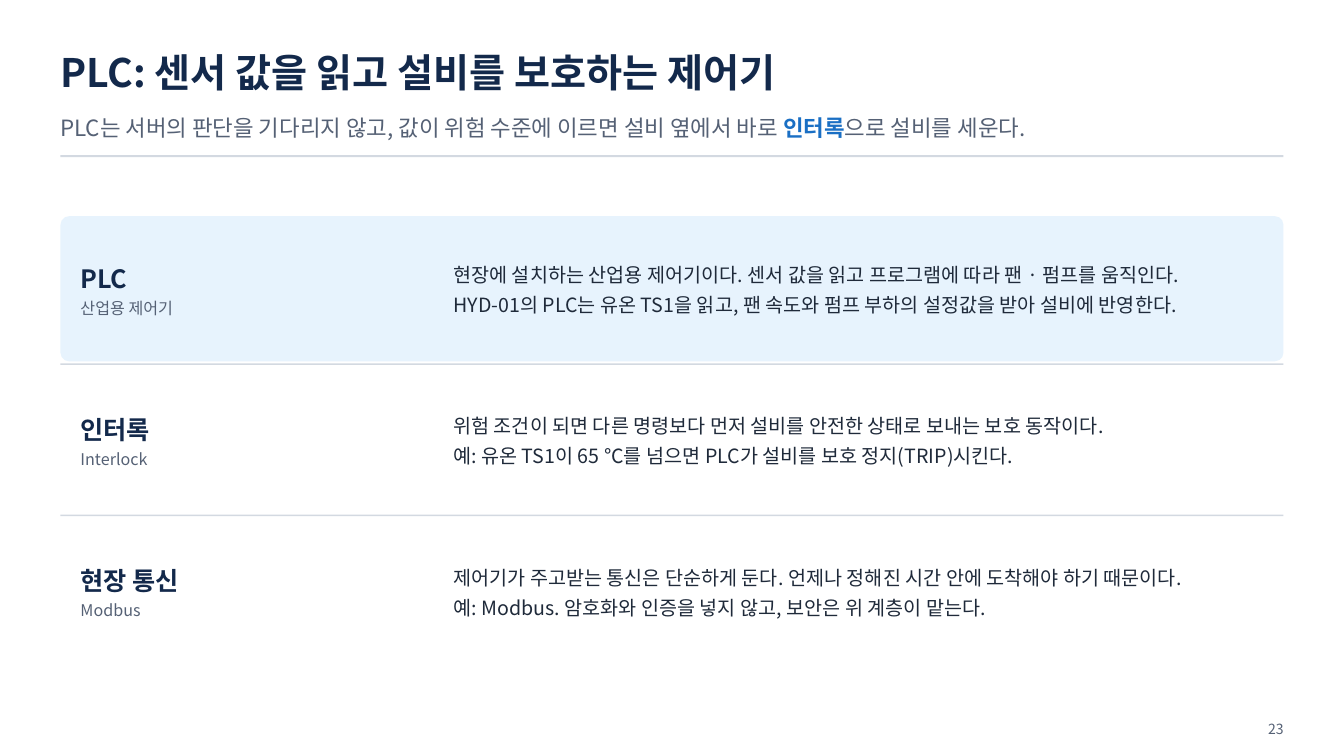
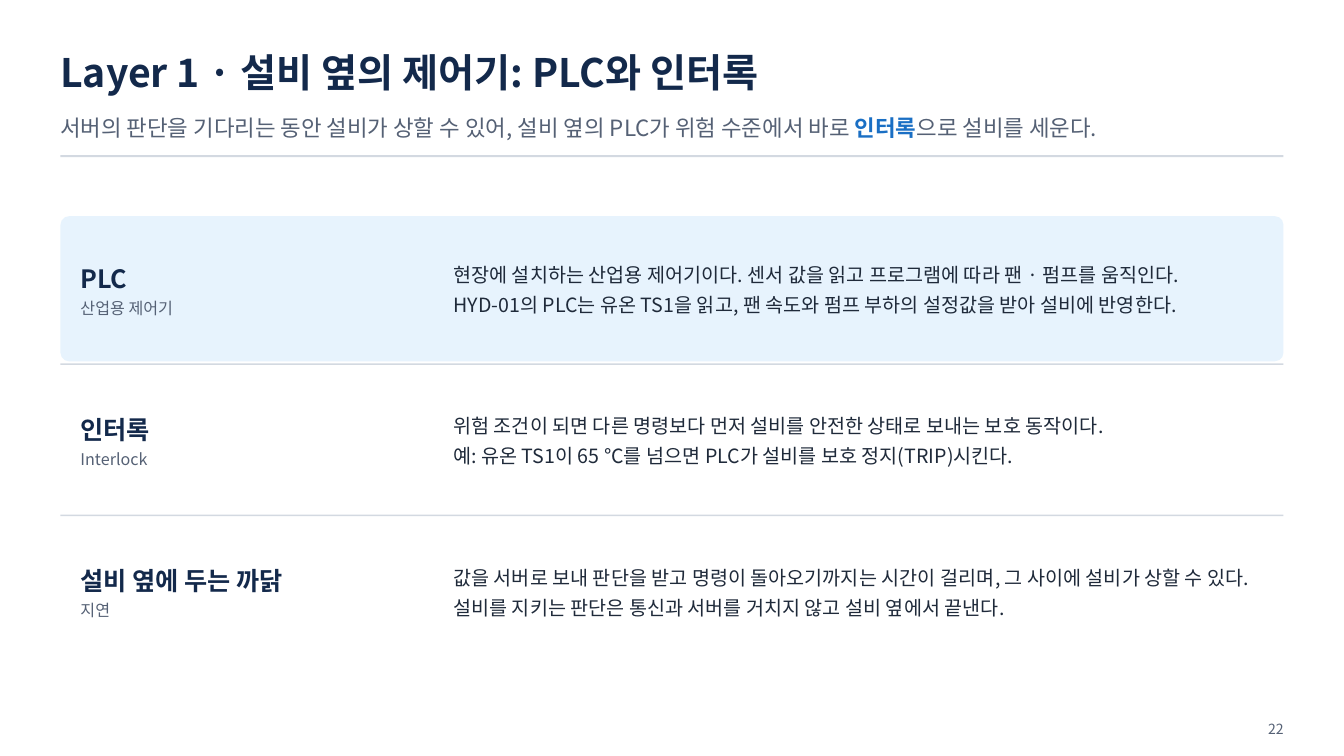
Before and after one commit to uengine-oss/hyd-iot-edu, a slide deck: slide 22 of course/slides/integrated/통합반_01일차.pptx (slide 23 before the commit). Drawn at 1344x756 pixels with LibreOffice and Linux fonts; fonts in the diff are those of the drawing. Boxes give left, top, right and bottom in pixels: in the first picture for what was removed or moved away, otherwise in the second. Text is boxed around its words. In the diff, an @@ line names an element or a change of style, - is before the commit and + after.

```diff
--- a/course/slides/integrated/통합반_01일차.pptx
+++ b/course/slides/integrated/통합반_01일차.pptx
@@ text at (60, 54, 758, 96): text changed @@
-PLC: 센서 값을 읽고 설비를 보호하는 제어기
+Layer 1 · 설비 옆의 제어기: PLC와 인터록
@@ text at (60, 117, 1097, 140): text changed @@
-PLC는 서버의 판단을 기다리지 않고, 값이 위험 수준에 이르면 설비 옆에서 바로 인터록으로 설비를 세운다.
+서버의 판단을 기다리는 동안 설비가 상할 수 있어, 설비 옆의 PLC가 위험 수준에서 바로 인터록으로 설비를 세운다.
@@ text at (80, 569, 283, 618): text changed; size 11.5 to 18 pt; text colour #556175 to #13294B; bold on @@
-현장 통신
-Modbus
+설비 옆에 두는 까닭
+지연
@@ text at (453, 568, 1249, 617): text changed @@
-제어기가 주고받는 통신은 단순하게 둔다. 언제나 정해진 시간 안에 도착해야 하기 때문이다.
-예: Modbus. 암호화와 인증을 넣지 않고, 보안은 위 계층이 맡는다.
+값을 서버로 보내 판단을 받고 명령이 돌아오기까지는 시간이 걸리며, 그 사이에 설비가 상할 수 있다.
+설비를 지키는 판단은 통신과 서버를 거치지 않고 설비 옆에서 끝낸다.
@@ text at (1268, 723, 1284, 734): text changed @@
-23
+22
```
Also in this commit, not shown: 70 other slides changed, 2 slides added, 5 slides removed, 9 other files.
